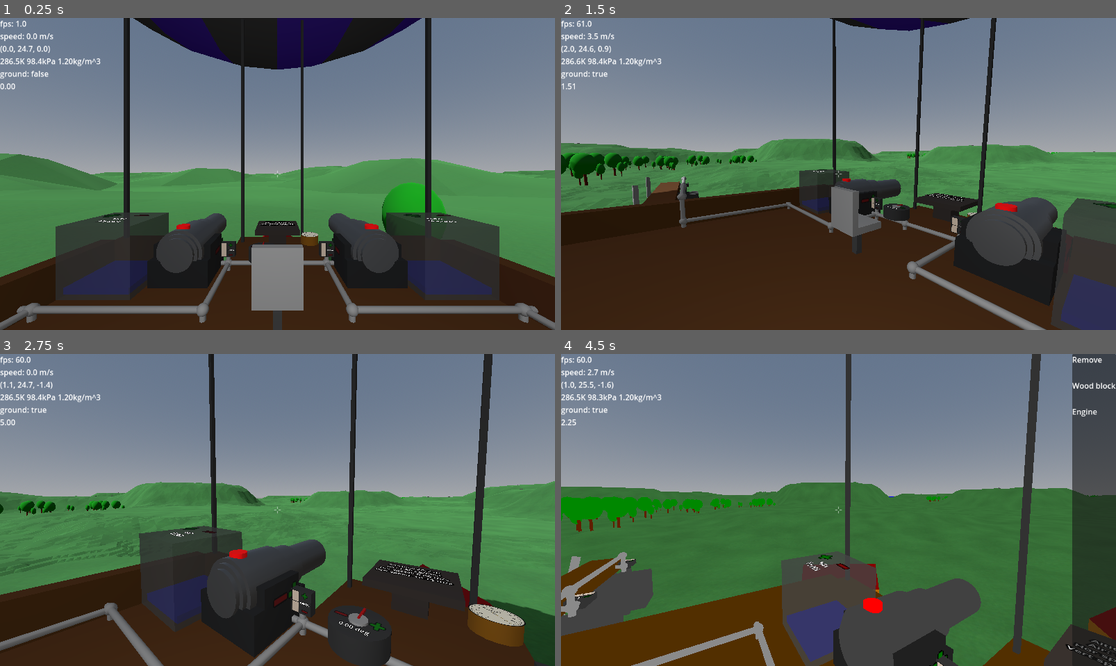
Above: before the commit, frames 1-4 (two rows, left to right).
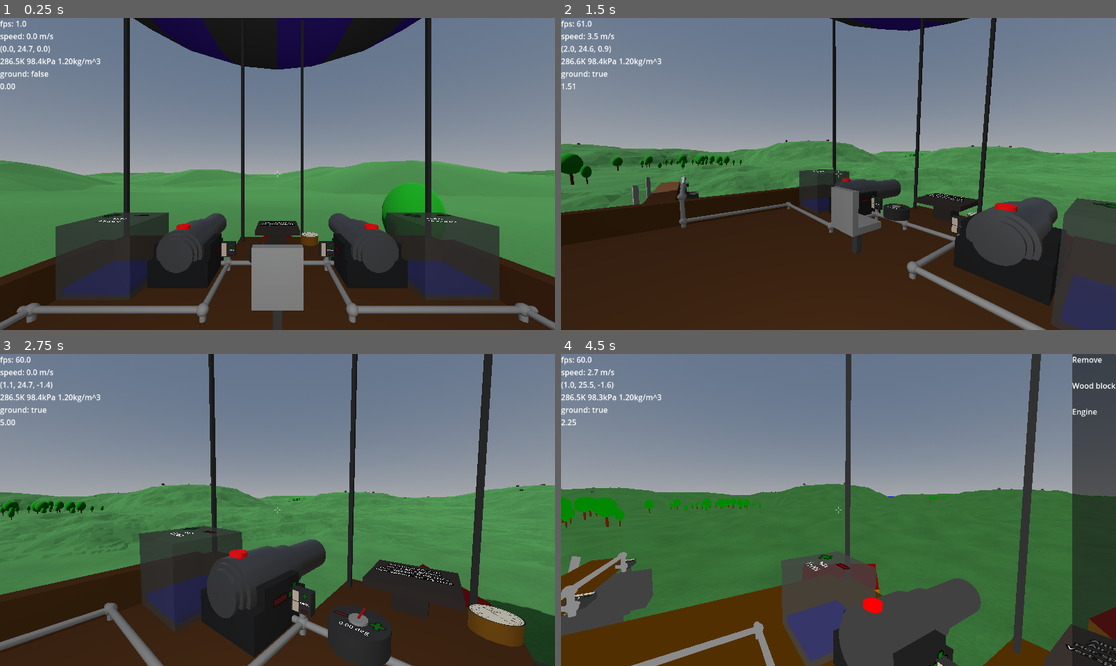
Above: after the commit, the same moments.

Repository: jmdejong/airships
Game: Godot game, scene res://scenes/world.tscn
Two runs of this game, one before a commit and one after it. Both use one fixed random seed, a clock stepped at 60 frames per second and the inputs below.
Inputs (mouse positions are in pixels of both pictures, inside the frame that each line leads up to):
- Up to frame 1 (0.25 s): no input
- Up to frame 2 (1.5 s): move the mouse to (960, 158) at 0.52 s; hold D (right) 0.53-1.28 s; click (960, 158) at 0.6 s; move the mouse to (810, 174) at 1.27 s; hold W (forwards) from 1.28 s (still down); tap Mouse wheel down (rotate_left) at 1.35 s
- Up to frame 3 (2.75 s): keep holding W (forwards); move the mouse to (288, 503) at 2.02 s; tap Mouse wheel up (rotate_right) at 2.1 s
- Up to frame 4 (4.5 s): keep holding W (forwards); move the mouse to (832, 516) at 2.77 s; tap Shift (sprint) at 2.85 s; click (832, 516) at 2.92 s; move the mouse to (877, 513) at 3.52 s; tap P (switch_render) at 3.6 s; move the mouse to (794, 506) at 4.27 s; tap B (toggle_build) at 4.35 s

The runs differ from the first frame. In frame 1, 0.7% of the frame differs, in the area x 0-100%, y 43-56%; in frame 2, 1.9%, in the area x 0-96%, y 38-61%; in frame 3, 1.6%; in frame 4, 1.6%.

Commit message:
new height source calculation that allows for different sizes of centers

Diff:
--- a/code/mapgen/hexs_height_source.gd
+++ b/code/mapgen/hexs_height_source.gd
@@ -68,29 +68,21 @@
 		w.y = 1-vfrac.x
 		vc = Vector2i(int(vfloor.x)+1, int(vfloor.y))
 		w.z = 1-vfrac.y
-	#w = (w - Vector3.ONE * 0.3).maxf(0)
-	#if w.x > w.y and w.x > w.z:
-		#w.x = 1-w.y-w.z
-	#elif w.y > w.z:
-		#w.y = 1-w.x-w.z
-	#else:
-		#w.z = 1-w.x-w.y
-	#w = (Vector3(1-vf.distance_to(va), 1-vf.distance_to(vb), 1-vf.distance_to(vc)) - Vector3.ONE * 0.3).maxf(0)
-	#w = (Vector3(vf.distance_to(va), vf.distance_to(vb), vf.distance_to(vc)) - Vector3.ONE * 0.3).clampf(0, 1)
-	w = w * w
-	var ow: Vector3 = w
-	w = w / (w.x + w.y + w.z)
-	var m: float = w[w.max_axis_index()]
-	var n: float = clamp((0.8-m) * 20.0, 0.0, 1.0)
-	w = (Vector3.ONE * 0.75 - w).clampf(0, 1)
-	w = Vector3(w.y * w.z * ow.x, w.x * w.z * ow.y, w.x * w.y * ow.z)
-	#w = w * w
-	#w = (w * 2 - Vector3.ONE/2).clampf(0, 1)
-
-	var wsum: float = w.x + w.y + w.z
-	w = w / wsum
-	#w -= Vector3.ONE * ((wsum-1.0)/3.0)
-	return snappedf(get_area(va).height * w.x + get_area(vb).height * w.y + get_area(vc).height * w.z + noise.get_noise_2d(pos.x, pos.y) * n * 3.0, 0.5)
+	var area_a: Area = get_area(va)
+	var area_b: Area = get_area(vb)
+	var area_c: Area = get_area(vc)
+	var center_influences: Vector3 = influences(w, 0.8)
+	w = influences(w, center_influences.x * area_a.center_size() + center_influences.y * area_b.center_size() + center_influences.z * area_c.center_size())
+	var n: float = clamp((1-max(w.x, w.y, w.z))*5, 0, 1)
+	return snappedf(float(area_a.height) * w.x + float(area_b.height) * w.y + float(area_c.height) * w.z + noise.get_noise_2d(pos.x, pos.y) * n * 5.0, 0.5)
+
+func influences(w: Vector3, center_size: float) -> Vector3:
+	w -= Vector3.ONE*center_size/3
+	w += Vector3.ONE*min(w.x, w.y, w.z, 0) / 2
+	w = w.clampf(0, 1)
+	w = w*w
+	w /= w.x + w.y + w.z
+	return w
 
 func extremes(_region: Rect2) -> Vector2:
 	return Vector2(-125, 100)
@@ -171,57 +163,62 @@
 		origin = Vector3(global_pos.x, height, global_pos.y)
 		structures = fill()
 	@abstract
-	func calc_height()
+	func calc_height() -> float
 	func fill() -> Array[Node3D]:
 		return []
+	func center_size() -> float:
+		return 0
 
 class StartArea extends Area:
-	func calc_height():
+	func calc_height() -> float:
 		return 10
+	func center_size() -> float:
+		return 0.7
 
 class Sea extends Area:
-	func calc_height():
+	func calc_height() -> float:
 		return rid.randi_range(-30, -10)
 
 class ShallowSea extends Area:
-	func calc_height():
+	func calc_height() -> float:
 		return rid.randi_range(-8, -4)
 
 class DeepSea extends Area:
-	func calc_height():
+	func calc_height() -> float:
 		return rid.randi_range(-120, -80)
 
 class Coast extends Area:
-	func calc_height():
+	func calc_height() -> float:
 		return rid.randi_range(2, 6)
 
 class Field extends Area:
-	func calc_height():
+	func calc_height() -> float:
 		return rid.randi_range(4, 12) + int(rid.randf() * rid.randf() * 20)
 
 class Forest extends Area:
 	var tree_scene: PackedScene = preload("res://scenes/structures/tree.tscn")
 	var small_tree_scene: PackedScene = preload("res://scenes/structures/small_tree.tscn")
-	func calc_height():
+	func calc_height() -> float:
 		return rid.randi_range(6, 12)
 	func fill() -> Array[Node3D]:
 		var root: Node3D = Node3D.new()
 		root.position = origin
 		@warning_ignore("narrowing_conversion")
-		var m: int = area_radius*0.66
-		for i in range(20):
-			var tree: Node3D = tree_scene.instantiate()
-			tree.position = Vector3(rid.with(910).with(i).randi_range(-m, m), 0, rid.with(911).with(i).randi_range(-m, m))
-			root.add_child(tree)
-		for i in range(20):
-			var tree: Node3D = small_tree_scene.instantiate()
-			tree.position = Vector3(rid.with(821).with(i).randi_range(-m, m), 0, rid.with(911).with(i).randi_range(-m, m))
+		var m: int = area_radius*center_size()
+		for i in range(50):
+			var r: Hasher = rid.with(i)
+			var tree: Node3D = tree_scene.instantiate() if r.with(-83).randf() < 0.5 else small_tree_scene.instantiate()
+			tree.position = Vector3(r.with(910).randi_range(-m, m), 0, r.with(915).randi_range(-m, m))
+			if tree.position.length() > m:
+				continue
 			root.add_child(tree)
 		return [root]
+	func center_size() -> float:
+		return 0.7
 
 class Hill extends Area:
 	var rock_scene: PackedScene = preload("res://scenes/structures/rock.tscn")
-	func calc_height():
+	func calc_height() -> float:
 		return rid.randi_range(20, 50)
 	func fill() -> Array[Node3D]:
 		var root: Node3D = Node3D.new()
@@ -238,7 +235,7 @@
 
 class Village extends Area:
 	var house_scene: PackedScene = preload("res://scenes/structures/house.tscn")
-	func calc_height():
+	func calc_height() -> float:
 		return rid.randi_range(6, 12)
 	func fill() -> Array[Node3D]:
 		var root: Node3D = Node3D.new()
@@ -252,3 +249,5 @@
 			house.rotate_y(PI / 4 * r.with(13).randi_range(0, 7))
 			root.add_child(house)
 		return [root]
+	func center_size() -> float:
+		return 0.5
Not shown, changed: .github/workflows/godot_export.yml
